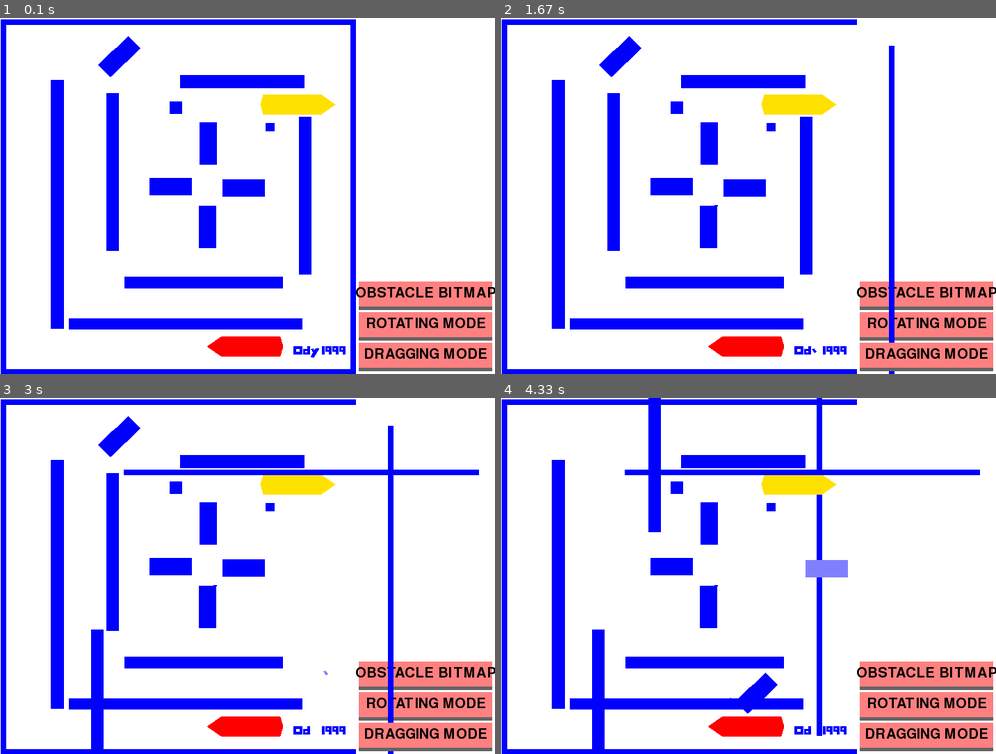
Above: before the commit, frames 1-4 (two rows, left to right).
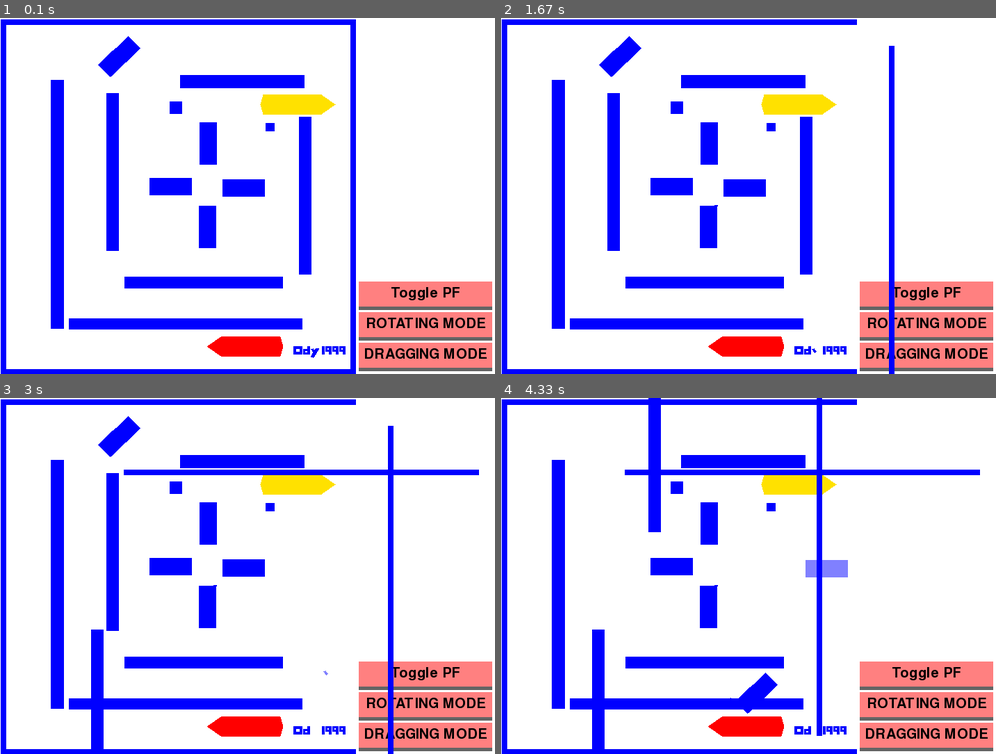
Above: after the commit, the same moments.

Repository: yuanhenglee/Motion-Planning-with-Pygame
Game: pygame game, started from BFPGame/run.py
The game is run twice, just before and just after one commit, with the same random seed, the same clock (stepped at 60 frames per second) and the same inputs.
Inputs (mouse positions are in pixels of both pictures, inside the frame that each line leads up to):
- Up to frame 1 (0.1 s): no input
- Up to frame 2 (1.67 s): press the mouse at (812, 352) at 0.37 s; move the mouse to (837, 217) at 0.47 s; release the mouse at (857, 85) at 0.6 s; press the mouse at (852, 196) at 0.7 s; move the mouse to (872, 210) at 0.8 s; release the mouse at (892, 220) at 0.93 s; press the mouse at (857, 85) at 1.03 s; move the mouse to (783, 146) at 1.13 s; release the mouse at (713, 210) at 1.27 s
- Up to frame 3 (3 s): press the mouse at (311, 729) at 1.87 s; move the mouse to (366, 686) at 1.97 s; release the mouse at (420, 647) at 2.1 s; press the mouse at (178, 401) at 2.2 s; move the mouse to (237, 437) at 2.3 s; release the mouse at (301, 472) at 2.43 s; press the mouse at (306, 576) at 2.53 s; move the mouse to (198, 640) at 2.63 s; release the mouse at (99, 707) at 2.77 s; press the mouse at (420, 647) at 2.87 s; move the mouse to (326, 672) at 2.97 s
- Up to frame 4 (4.33 s): release the mouse at (728, 700) at 3.1 s; press the mouse at (892, 590) at 3.2 s; move the mouse to (852, 568) at 3.3 s; release the mouse at (817, 543) at 3.43 s; press the mouse at (619, 437) at 3.53 s; move the mouse to (689, 561) at 3.63 s; release the mouse at (753, 693) at 3.77 s; press the mouse at (614, 551) at 3.87 s; move the mouse to (634, 501) at 3.97 s; release the mouse at (654, 451) at 4.1 s; press the mouse at (743, 568) at 4.2 s; move the mouse to (827, 568) at 4.3 s

The runs differ from the first frame. In frame 1, 0.5% of the frame differs, in the area x 71-100%, y 75-80%; in frame 2, 0.6%; in frame 3, 0.6%; in frame 4, 0.6%, in the area x 63-100%, y 21-80%.

Commit message:
fix obstacle edge leak

Diff:
--- a/BFPGame/polygon.py
+++ b/BFPGame/polygon.py
@@ -83,7 +83,7 @@
         self.vertices = _vertices
 
     def __repr__(self):
-        return repr(self.vertices)
+        return repr(self.abs_vertices)
 
 
 class Config:
--- a/BFPGame/run.py
+++ b/BFPGame/run.py
@@ -65,7 +65,7 @@
                 utils.world2Canvas((129, 10)), 5, set_mode_drag))
 all_objects.add(gui.Button('ROTATING MODE', 192, 36,
                 utils.world2Canvas((129, 21)), 5, set_mode_rotate))
-all_objects.add(gui.Button('OBSTACLE BITMAP', 192, 36,
+all_objects.add(gui.Button('Toggle PF', 192, 36,
                 utils.world2Canvas((129, 32)), 5, toggle_show_obstacle_bitmap))
 
 
@@ -84,8 +84,8 @@
         # Drag & drop
         elif event.type == pygame.MOUSEBUTTONDOWN:
             mousePosition = pygame.mouse.get_pos()
-            # print(f"{mousePosition=}")
-            # print(f"{utils.canvas2World(mousePosition)=}")
+            print(f"{mousePosition=}")
+            print(f"{utils.canvas2World(mousePosition)=}")
             for polygon in all_dragging_objects:
                 if polygon.contain(utils.canvas2World(mousePosition)):
                     dragging_obj_start_pos = polygon.config.position
--- a/BFPGame/utils.py
+++ b/BFPGame/utils.py
@@ -71,10 +71,11 @@
 def fit_grid(v1, v2):
     d = round(max(abs(v1[0]-v2[0]), abs(v1[1]-v2[1])))
     d = d if d > 0 else 1
+    d*=2
     dx = (v2[0]-v1[0])/d
     dy = (v2[1]-v1[1])/d
     line = []
-    for i in range(d):
+    for i in range(d+1):
         x = round(v1[0]+i*dx)
         y = round(v1[1]+i*dy)
         if 0 <= x < 128 and 0 <= y < 128:
@@ -112,5 +113,5 @@
 
 if __name__ == '__main__':
     print(
-        findNeighbors((127,126))
+        fit_grid((1,1), (1,9))
     )
